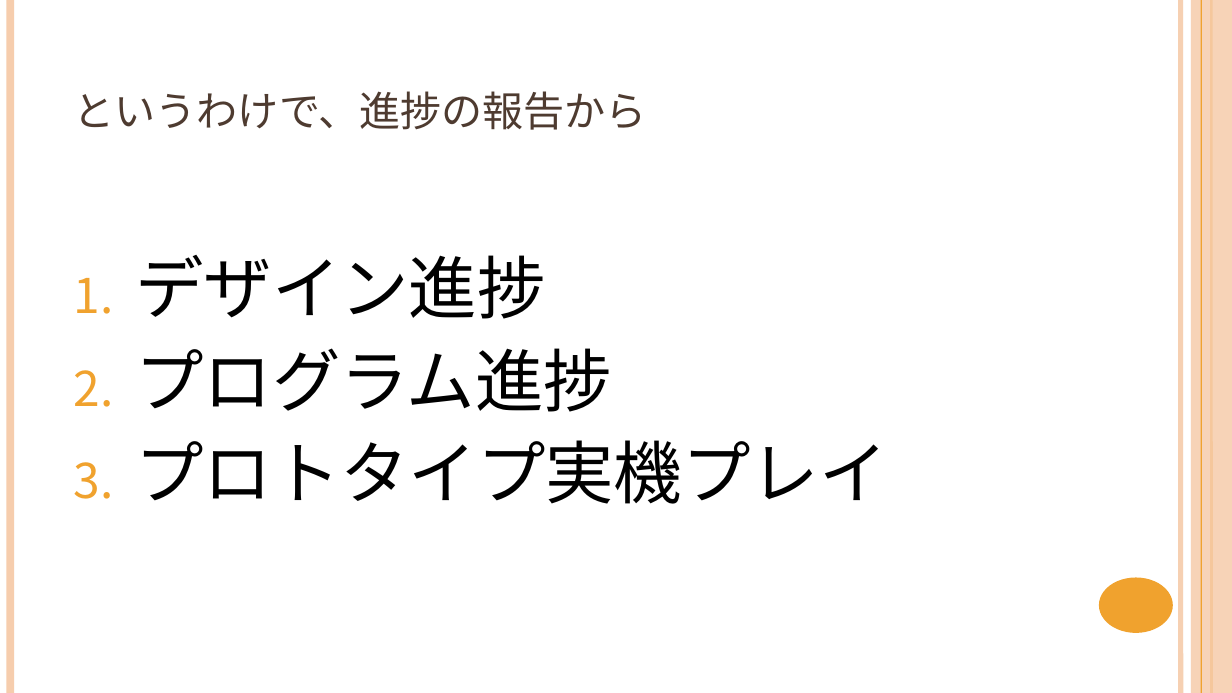
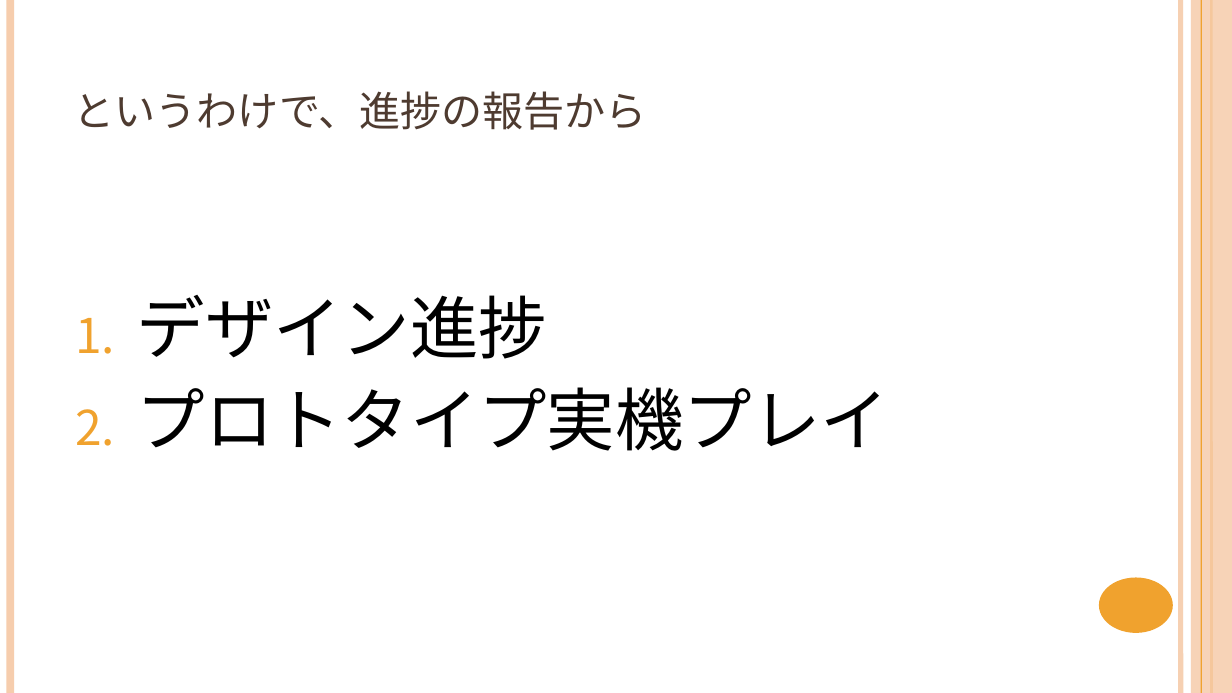
Before and after one commit to NyamLand/VSRPG, a slide deck: slide 7 of 仕様/プレゼンテーション/第二回発表.pptx. Drawn at 1232x693 pixels with LibreOffice and Linux fonts; fonts in the diff are those of the drawing. Boxes give left, top, right and bottom in pixels: in the first picture for what was removed or moved away, otherwise in the second. Text is boxed around its words. In the diff, an @@ line names an element or a change of style, - is before the commit and + after.

Commit message:
しれっとプレゼン更新＆BGMとSE大量追加

```diff
--- a/仕様/プレゼンテーション/第二回発表.pptx
+++ b/仕様/プレゼンテーション/第二回発表.pptx
@@ text "デザイン進捗": place and size @@
-text "デザイン進捗" at (135,255,887,504)
+text "デザイン進捗" at (137,295,889,451)
@@ text at (135,348,612,412): paragraph removed @@
-2. プログラム進捗
```
Also in this commit, not shown: 4 other slides changed, 3 slides removed, 13 other files.
